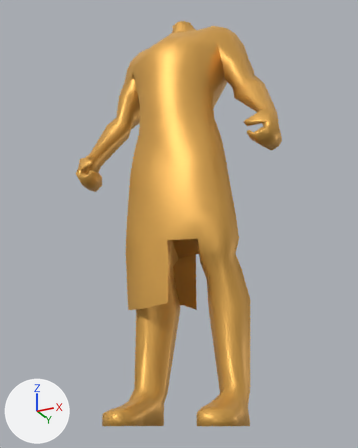
One commit to the COLLADA model art/meshes/skeletal/new/m_hero_tunic.dae: the scene before it, then after it.
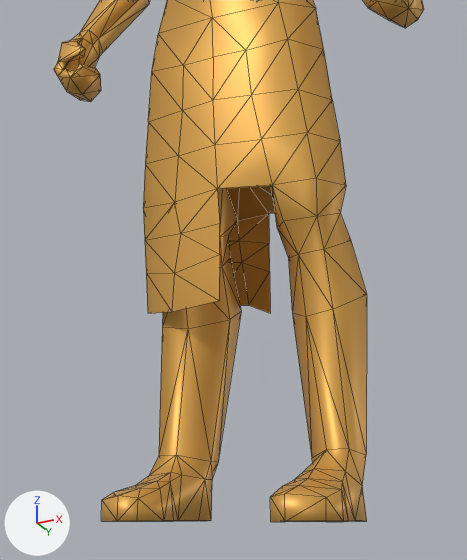
Each version appears first whole from a camera (50 mm lens) standing at (1.75, -3.53, 0.01) and looking at (-0.06, 0.09, 1.65), and next in a close-up on the part from 13% to 86% of the width and 30% to 100% of the height. The lights are fixed; the arrows at lower left show +X, +Y and +Z. The close-ups show mesh edges as thin lines. Vertices at the same position are counted once.

Objects in the first close-up: 'm_hero_tunic'.
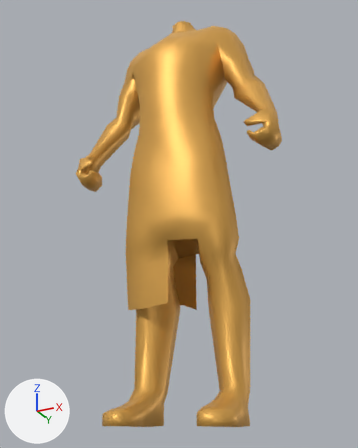
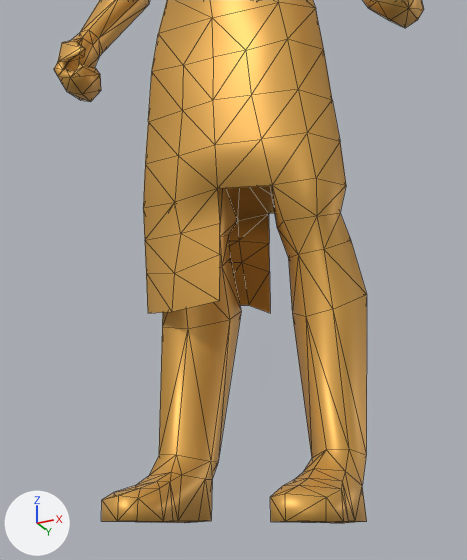
What differs and where, as boxes (x1, y1, x2, y2) in the close-ups (467 x 560 px; the box of a moved part takes in the faces that stretch with it):
'm_hero_tunic', reshaped: before (54, 0, 424, 522); after (54, 0, 424, 523)
part 1 of me_cube_026, moved or reshaped: before (312, 450, 326, 462); after (304, 450, 365, 523)
part 2 of me_cube_026, moved or reshaped: before (177, 455, 211, 479); after (110, 455, 211, 523)

The change in detail:
me_cube_026 is used by ob_m_hero_tunic; location (0.0, 0.0, 0.0).
me_cube_026 had 442 vertices, 868 faces and spanned x -0.96..0.96, y -0.43..0.43, z 0.0..3.85.
me_cube_026 now has 442 vertices, 868 faces and spans x -0.96..0.96, y -0.43..0.43, z -0.01..3.85.
Part 1, on me_cube_026:
3 vertices are removed from x 0.33..0.35, y -0.1..0.17, z 0.0.
21 faces are deleted.
1 vertex moves from x 0.35, y -0.24, z 0.0 to x 0.36, y -0.24, z 0.0.
3 vertices are added at (0.37, 0.04, 0.0), (0.37, 0.18, -0.01), (0.37, -0.1, 0.0).
21 new faces join them.
Part 2, on me_cube_026:
3 vertices are removed from x -0.35..-0.33, y -0.1..0.17, z 0.0.
21 faces are deleted.
1 vertex moves from x -0.35, y -0.24, z 0.0 to x -0.36, y -0.24, z 0.0.
3 vertices are added at (-0.37, 0.04, 0.0), (-0.37, 0.18, -0.01), (-0.37, -0.1, 0.0).
21 new faces join them.
